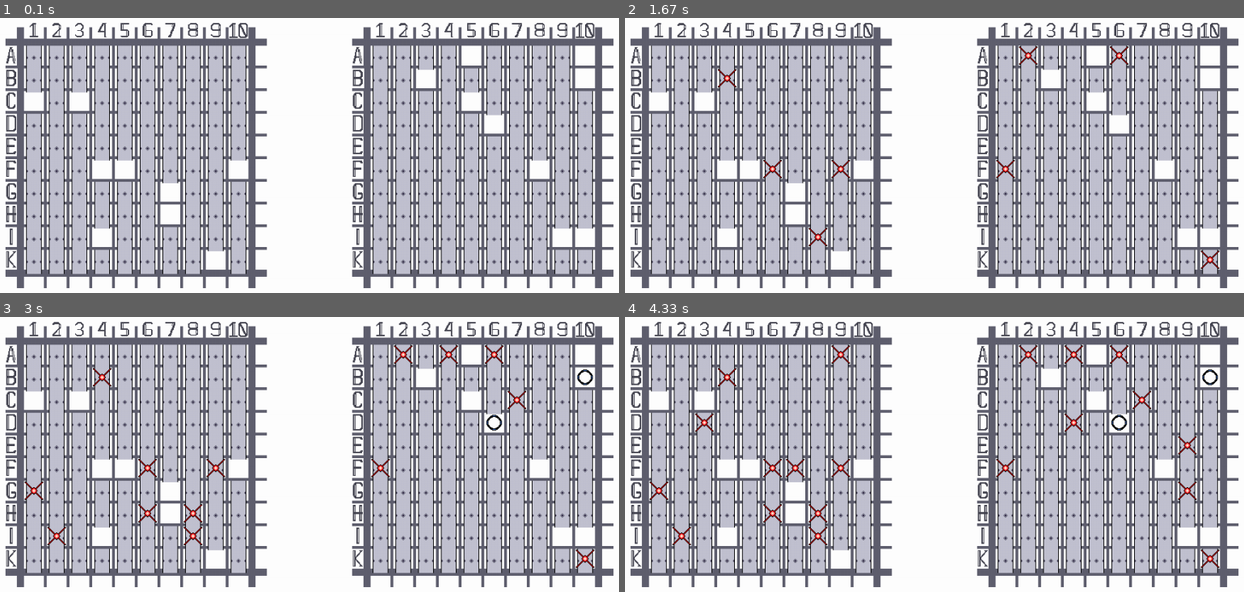
Above: before the commit, frames 1-4 (two rows, left to right).
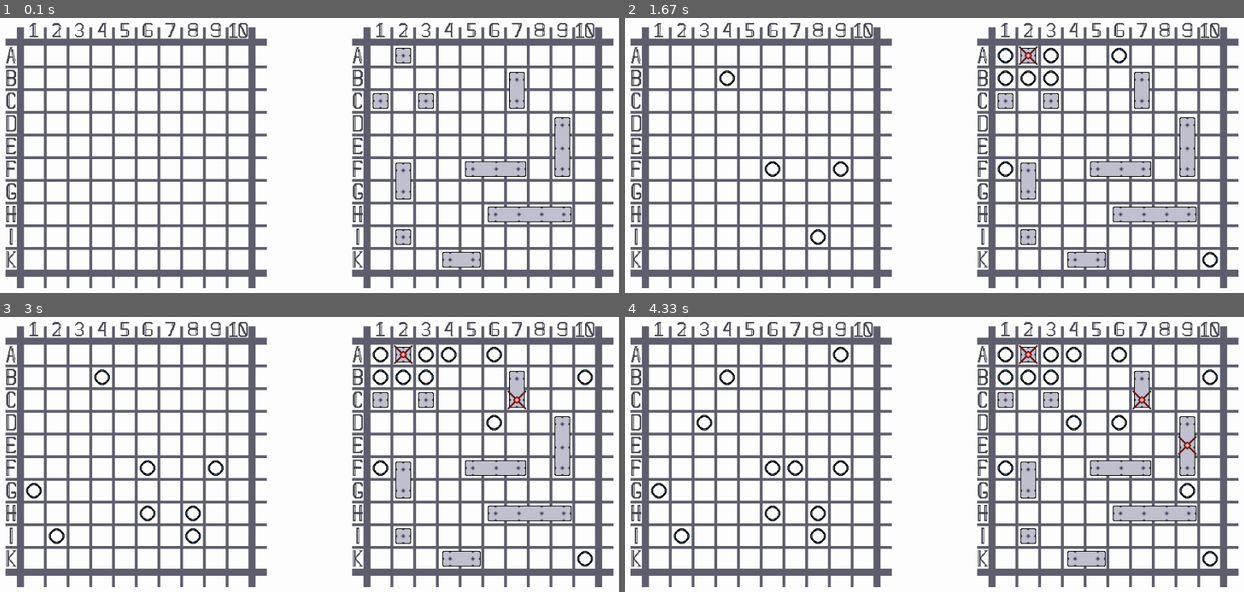
Above: after the commit, the same moments.

Repository: Alan-Bobrov/Battleship-with-pygame
Game: pygame game, started from game.py
Two runs of this game, one before a commit and one after it. Both use one fixed random seed, a clock stepped at 60 frames per second and the inputs below.
Inputs (mouse positions are in pixels of both pictures, inside the frame that each line leads up to):
- Up to frame 1 (0.1 s): no input
- Up to frame 2 (1.67 s): click (1027, 56) at 0.38 s; click (1002, 169) at 0.72 s; click (1120, 56) at 1.05 s; click (1200, 251) at 1.38 s
- Up to frame 3 (3 s): click (588, 377) at 1.72 s; click (451, 355) at 2.05 s; click (495, 427) at 2.38 s; click (519, 399) at 2.72 s
- Up to frame 4 (4.33 s): click (1188, 493) at 3.05 s; click (1076, 424) at 3.38 s; click (1188, 451) at 3.72 s

The runs differ from the first frame. In frame 1, 37% of the frame differs, in the area x 4-96%, y 9-94%; in frame 2, 37%, in the area x 4-97%, y 9-94%; in frame 3, 37%; in frame 4, 37%.

Commit message:
Update game.py

Diff:
--- a/game.py
+++ b/game.py
@@ -1,39 +1,21 @@
 import pygame as pg
 from classes import *
 from functions import *
+from images import *
 
 pg.init()
-
-#x_coords = []
-#y_coords = []
-# our field: - 366
-# enemy field: + 122
 
 player_field = Field(110, 476)
 bot_field = Field(598, 476)
 
-# цикл под этим коментом отвечает за стартовые корабли и бота и игрока, можешь его убрать, он так работает временно
-for _ in range(10):
-    bot_field.bot_do_ships()
-for _ in range(10):
-    player_field.bot_do_ships()
 
-# пока что это не нужно, но я это не удалил, мб в будующем пригодится
-#for i in range(10):
-#    first_num = 476 + 32 * i
-#    second_num = first_num + 28
-#    y_coords.append((first_num, second_num))
-#    x_coords.append((first_num - 366, second_num - 366))
+bot_field.bot_do_ships()
+bot_field.normal_ships_image()
 
 screen = pg.display.set_mode((1024, 900))
 screen.fill((255, 255, 255))
 
-#OneDeckShipImg = pg.image.load("images/OneDeckShip.png")
-#ShipStartImg = pg.image.load("images/ShipStart.png")
-#ShipContinueImg = pg.image.load("images/ShipContinue.png")
-#ShipEndImg = pg.image.load("images/ShipEnd.png")
-
-screen.blit(pg.image.load("images/Field.png"), (0, 0))
+screen.blit(FieldImg, (0, 0))
 
 is_game = True
 while is_game:
@@ -44,7 +26,7 @@
             is_game = False
 
         elif event.type == pg.MOUSEBUTTONDOWN:
-            x, y = pg.mouse.get_pos() # 467, 560
+            x, y = pg.mouse.get_pos()
             end_bots_attack = bot_field.fire_pg(x, y)
             if end_bots_attack[0]:
                 player_field.bot_play()
